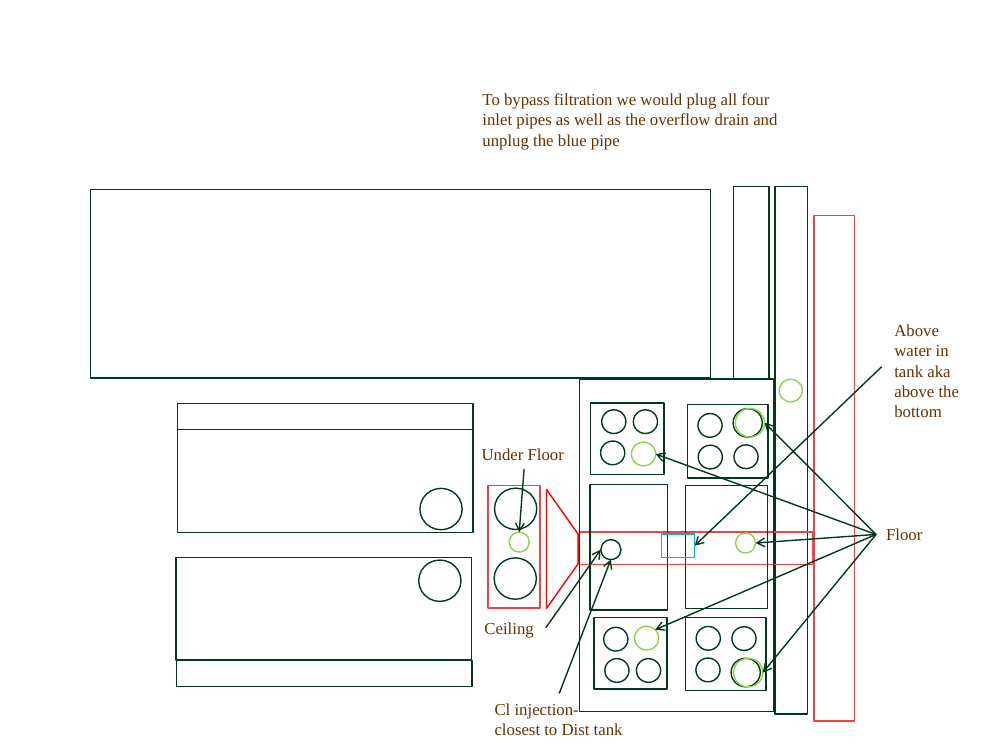
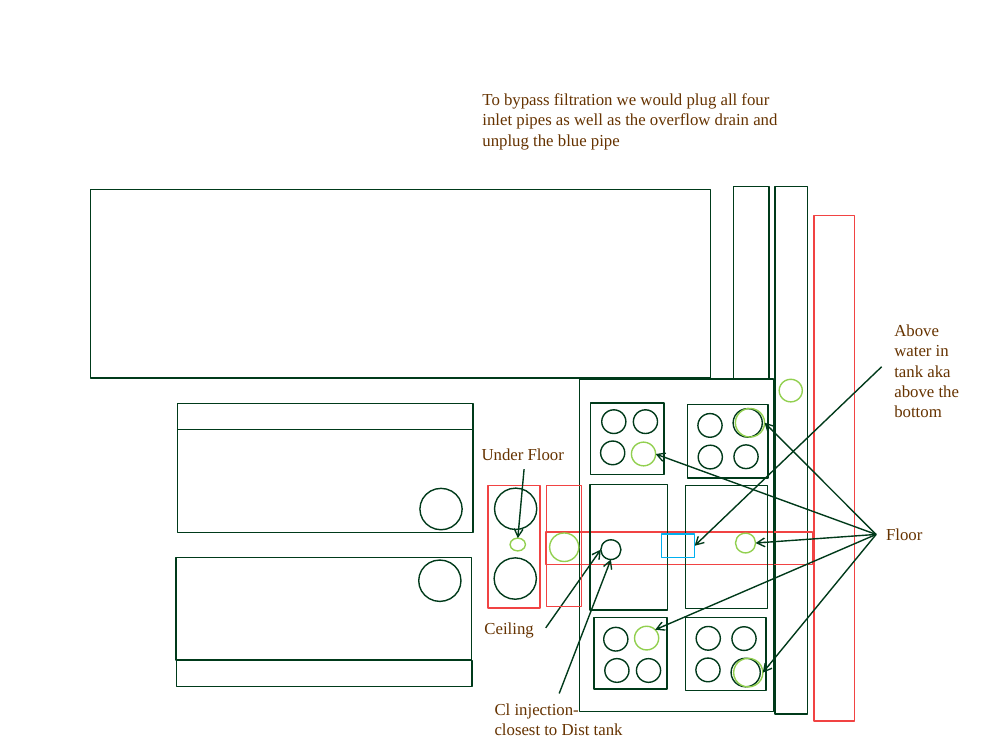
Before and after one commit to AguaClara/mathcad, a slide deck: slide 5 of Final Designs/SRSF Layout.pptx. Drawn at 1008x756 pixels with LibreOffice and Linux fonts; fonts in the diff are those of the drawing. Boxes give left, top, right and bottom in pixels: in the first picture for what was removed or moved away, otherwise in the second. Text is boxed around its words. In the diff, an @@ line names an element or a change of style, - is before the commit and + after.

Commit message:
Pipe database had small formatting changes.  The ppt had final changes made to the BW design.  SRSF just needs the BW drain channel designed.

```diff
--- a/Final Designs/SRSF Layout.pptx
+++ b/Final Designs/SRSF Layout.pptx
@@ arrow moved from (524, 469) - (519, 532) to (524, 469) - (518, 538) @@
@@ rectangle added at bbox=[546, 486, 582, 607], outline #F14343 1 pt @@
@@ trapezoid removed at bbox=[547, 489, 578, 608] @@
@@ ellipse: place and size @@
-ellipse at bbox=[509, 532, 529, 552]
+ellipse at bbox=[510, 538, 525, 551]
@@ rectangle: place and size @@
-rectangle at bbox=[580, 532, 812, 565]
+rectangle at bbox=[546, 532, 812, 565]
@@ ellipse added at bbox=[549, 533, 579, 561], outline #92D050 1 pt @@
```
Also in this commit, not shown: 2 other files.
